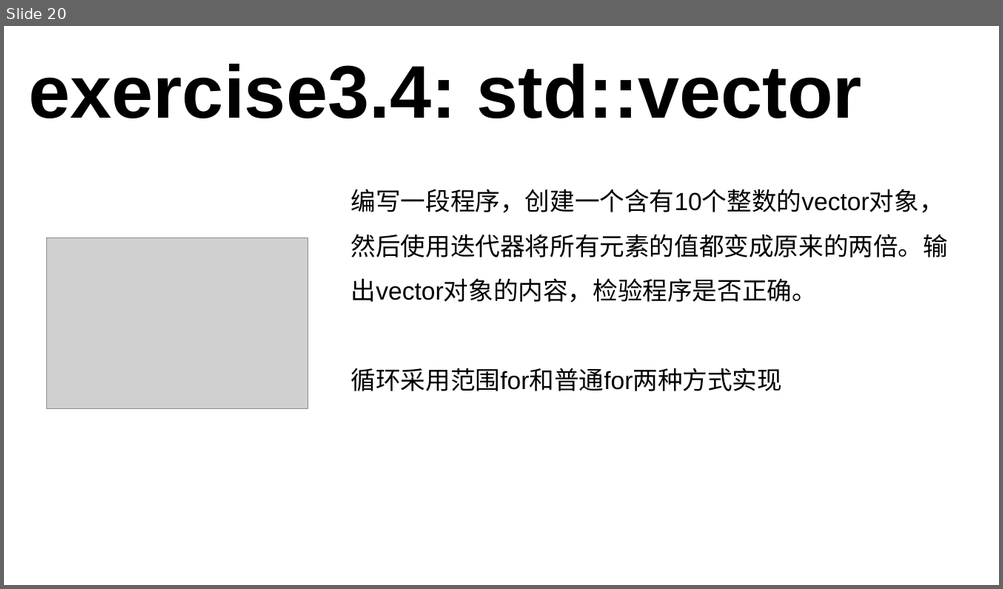
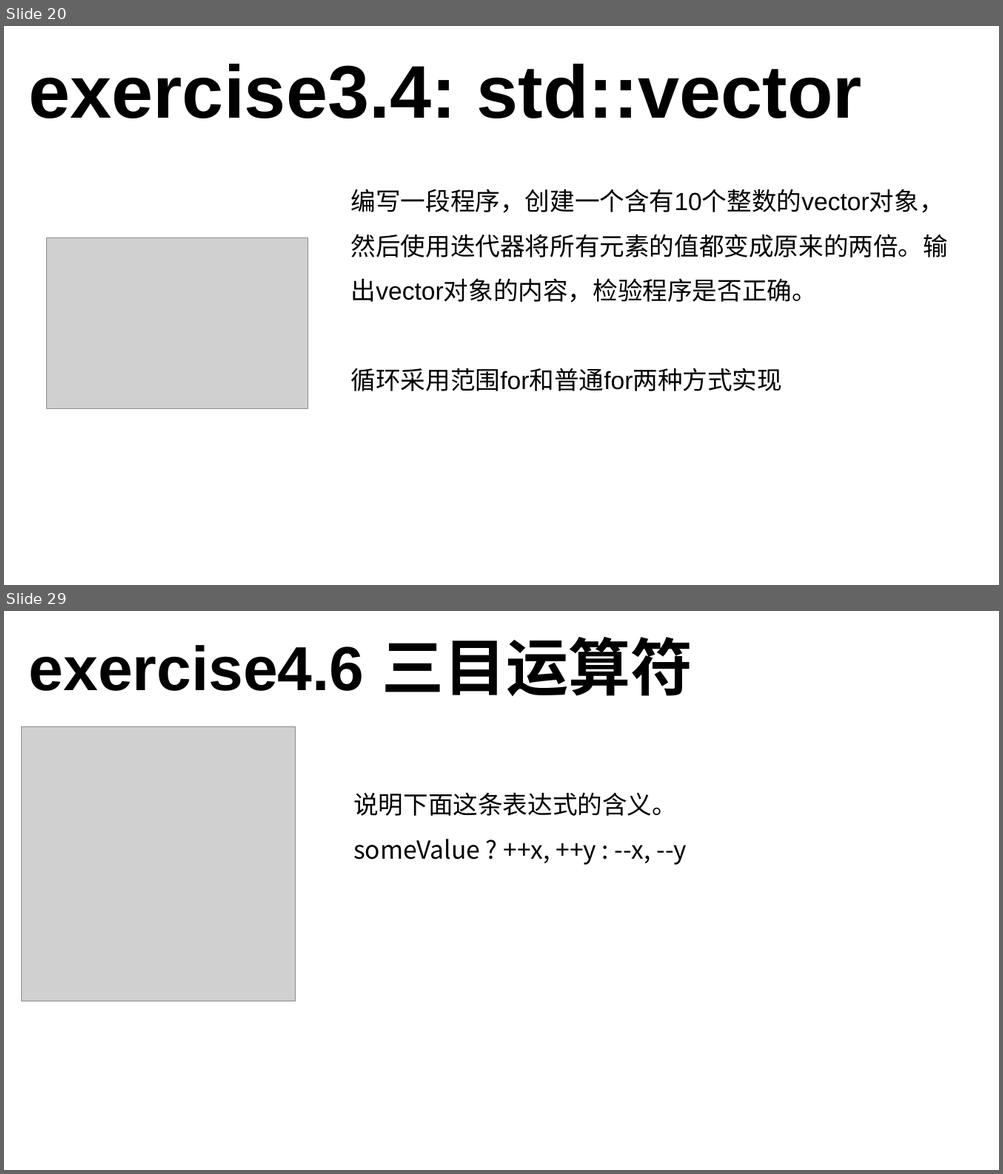
Before and after one commit to 3417725275/CPP_Study, a slide deck: C++课件.pptx. Shown one above the other, each under a label of ours: slide 20 before the commit, slides 20 and 29 after it; the slides between them are not shown. The pictures are 1003x589 and 1003x1174 pixels, drawn with LibreOffice and Linux fonts; fonts in the diff are those of the drawing; grey boxes stand for pictures. Boxes give left, top, right and bottom in pixels: in the first picture for what was removed or moved away, otherwise in the second. Text is boxed around its words. In the diff, an @@ line names an element or a change of style, - is before the commit and + after.

```diff
--- a/C++课件.pptx
+++ b/C++课件.pptx
@@ slide 29 added at (x1=4, y1=611, x2=999, y2=1170), background #FFFFFF @@
@@ text added at (x1=29, y1=637, x2=692, y2=696), 60 pt, text #000000, bold @@
+exercise4.6 三目运算符
@@ picture added at (x1=22, y1=727, x2=296, y2=1001) @@
@@ text added at (x1=353, y1=792, x2=686, y2=865), 24 pt, text #000000 @@
+说明下面这条表达式的含义。
+someValue ? ++x, ++y : --x, --y
```
Also in this commit, not shown: 3 slides changed, 8 other slides added, 1 slide removed, 1 other file.
